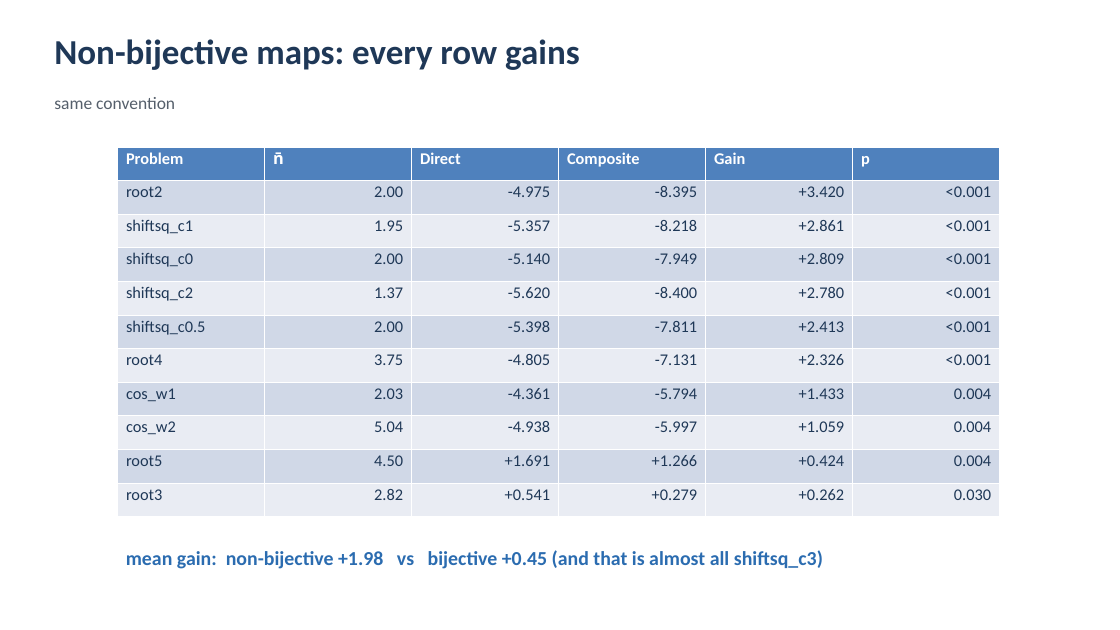
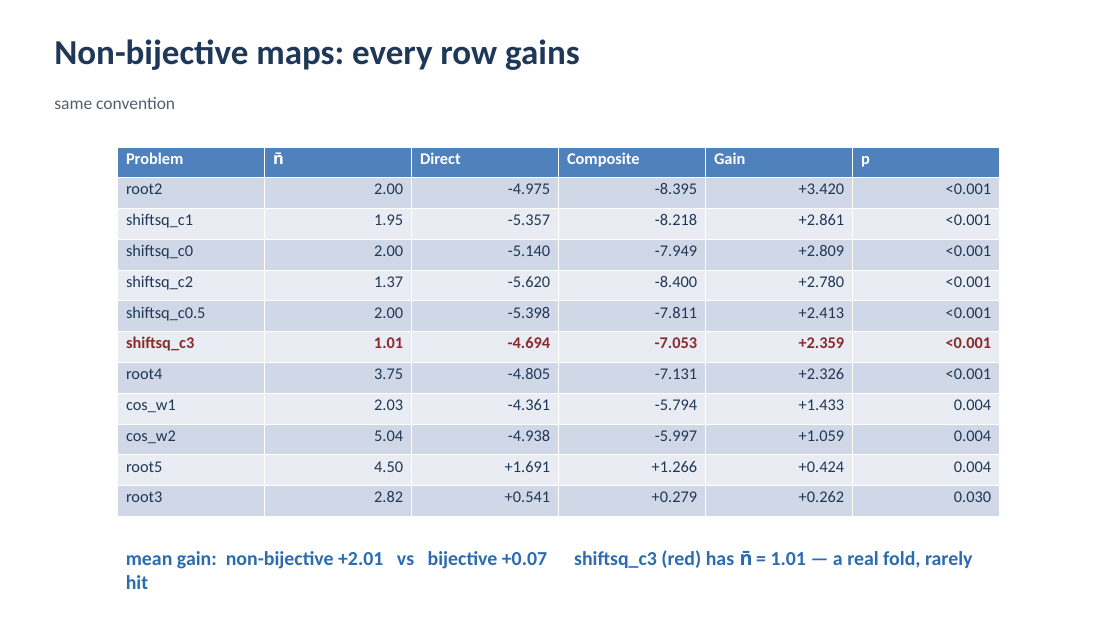
Before and after one commit to MuhammadAli-CS/three-arm-composite, a slide deck: slide 6 of slides/composite_matern.pptx. Drawn at 1120x630 pixels with LibreOffice and Linux fonts; fonts in the diff are those of the drawing. Boxes give left, top, right and bottom in pixels: in the first picture for what was removed or moved away, otherwise in the second. Text is boxed around its words. In the diff, an @@ line names an element or a change of style, - is before the commit and + after.

```diff
--- a/slides/composite_matern.pptx
+++ b/slides/composite_matern.pptx
@@ table at (x1=118, y1=147, x2=1000, y2=517) @@
+row 7: shiftsq_c3 | 1.01 | -4.694 | -7.053 | +2.359 | <0.001
@@ text at (x1=126, y1=550, x2=973, y2=569): text changed @@
-mean gain: non-bijective +1.98 vs bijective +0.45 (and that is almost all shiftsq_c3)
+mean gain: non-bijective +2.01 vs bijective +0.07 shiftsq_c3 (red) has n̄ = 1.01 — a real fold, rarely hit
```
Also in this commit, not shown: 8 other slides changed, 16 other files.
